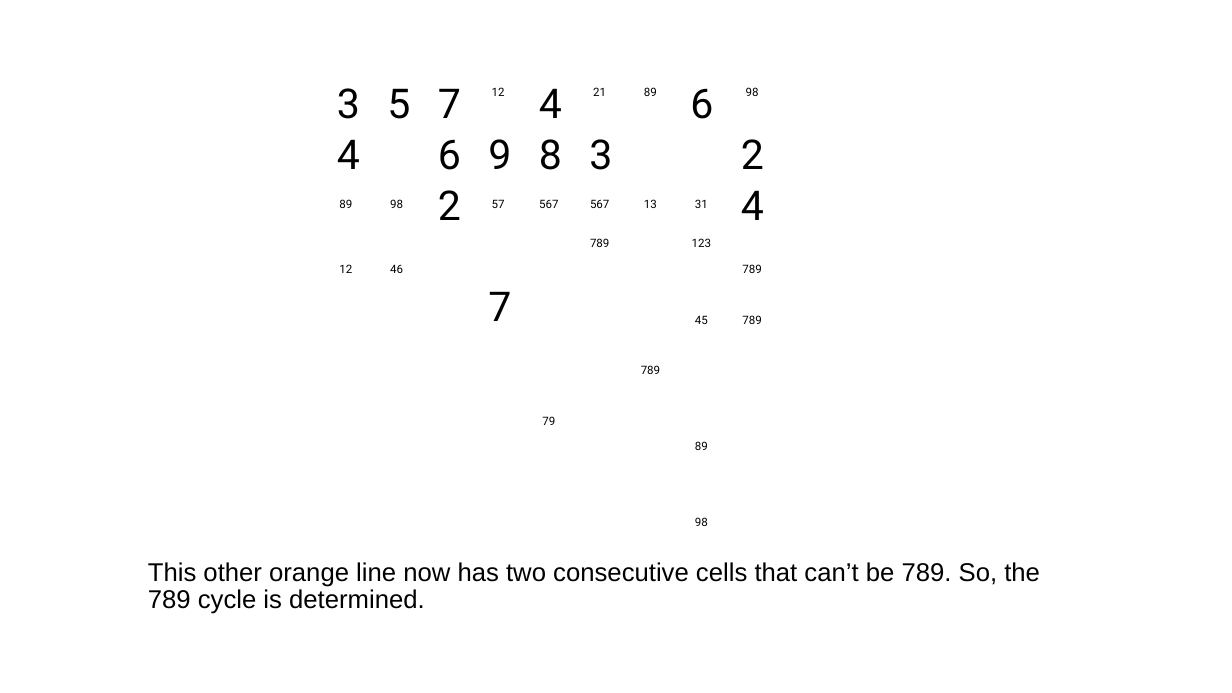
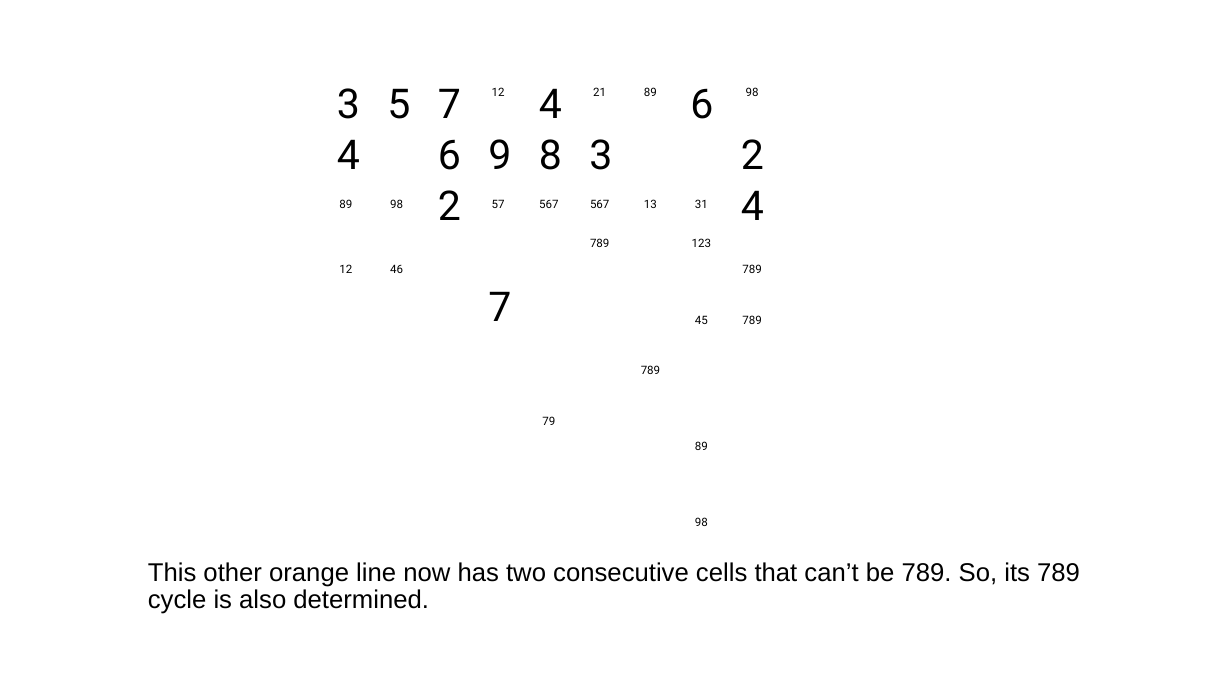
Before and after one commit to jhardis/WSJ_Number_Puzzles, a slide deck: slide 20 of 20260808_2.pptx (slide 19 before the commit). Drawn at 1232x693 pixels with LibreOffice and Linux fonts; fonts in the diff are those of the drawing; background and template pictures are left out. Boxes give left, top, right and bottom in pixels: in the first picture for what was removed or moved away, otherwise in the second. Text is boxed around its words. In the diff, an @@ line names an element or a change of style, - is before the commit and + after.

```diff
--- a/20260808_2.pptx
+++ b/20260808_2.pptx
@@ text at [148,562,1080,614]: text changed @@
-This other orange line now has two consecutive cells that can’t be 789. So, the 789 cycle is determined.
+This other orange line now has two consecutive cells that can’t be 789. So, its 789 cycle is also determined.
```
Also in this commit, not shown: 40 other slides changed, 5 slides added, 4 slides removed.
